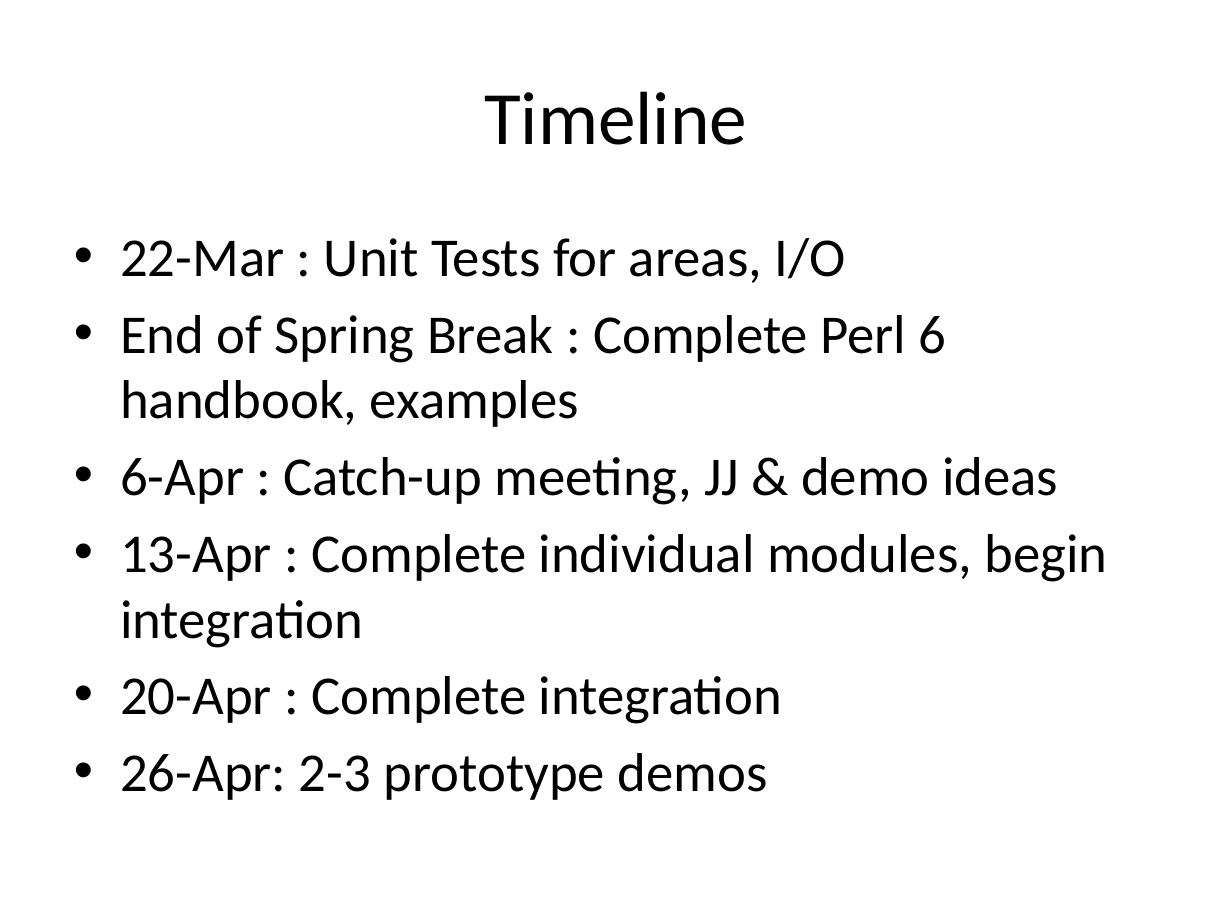
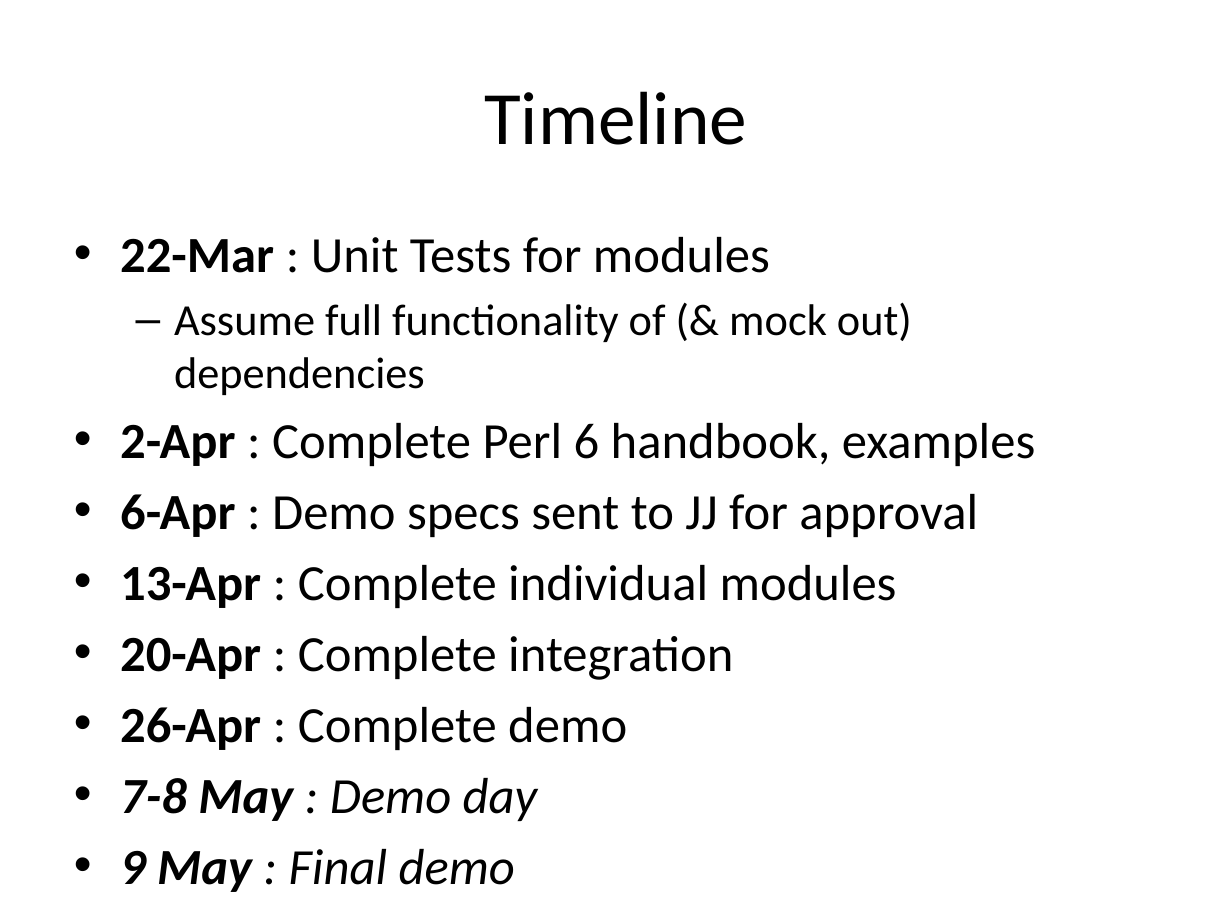
Before and after one commit to LWPsix/LWPsix, a slide deck: slide 6 of doc/Design Presentation.pptx. Drawn at 1232x924 pixels with LibreOffice and Linux fonts; fonts in the diff are those of the drawing. Boxes give left, top, right and bottom in pixels: in the first picture for what was removed or moved away, otherwise in the second. Text is boxed around its words. In the diff, an @@ line names an element or a change of style, - is before the commit and + after.

```diff
--- a/doc/Design Presentation.pptx
+++ b/doc/Design Presentation.pptx
@@ text at (120,237,1035,608): text changed; size 32 to 29.6 pt @@
-• 22-Mar : Unit Tests for areas, I/O
-• End of Spring Break : Complete Perl 6 handbook, examples
-• 6-Apr : Catch-up meeting, JJ & demo ideas
-• 13-Apr : Complete individual modules, begin integration
+• 22-Mar : Unit Tests for modules
+  – Assume full functionality of (& mock out) dependencies
+• 2-Apr : Complete Perl 6 handbook, examples
+• 6-Apr : Demo specs sent to JJ for approval
+• 13-Apr : Complete individual modules
@@ text at (120,636,733,680): size 32 to 29.6 pt in "20-Apr : Complete integration"; bold on in "20-Apr" @@
@@ text at (120,707,627,821): text changed; size 32 to 29.6 pt; italic on @@
-• 26-Apr: 2-3 prototype demos
+• 26-Apr : Complete demo
+• 7-8 May : Demo day
+• 9 May : Final demo
```
Also in this commit, not shown: 4 other slides changed, 1 slide added, 2 slides removed, 5 other files.
